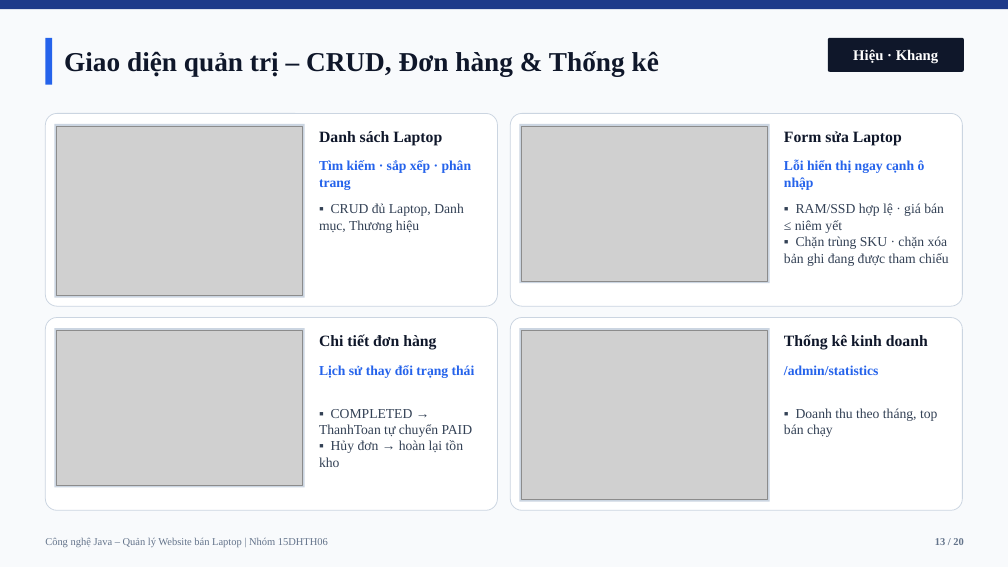
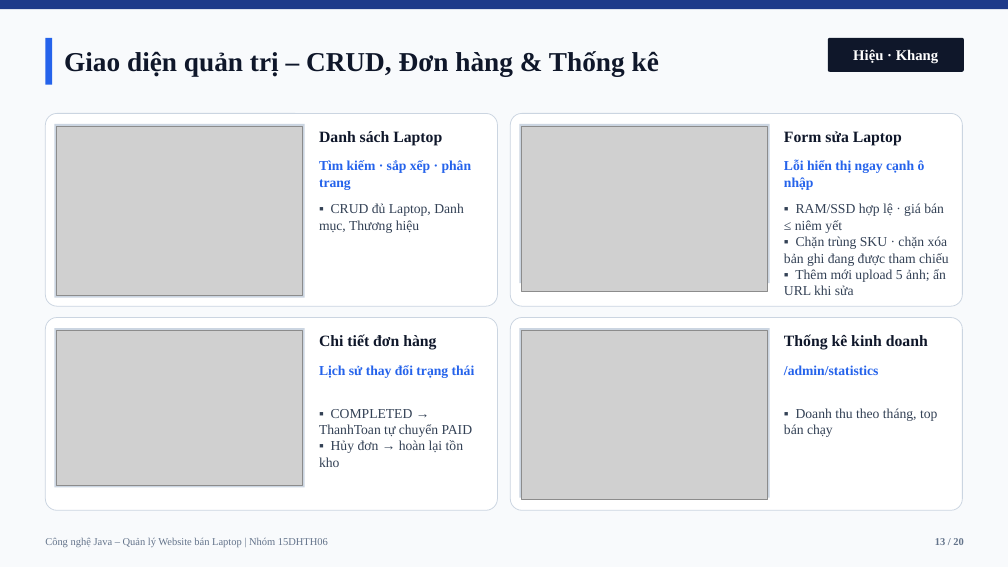
Before and after one commit to luugiahuy13122006-cmd/QuanLyBanLaptop, a slide deck: slide 13 of docs/Slide_LaptopShop_CongNgheJava.pptx. Drawn at 1008x567 pixels with LibreOffice and Linux fonts; fonts in the diff are those of the drawing; grey boxes stand for pictures. Boxes give left, top, right and bottom in pixels: in the first picture for what was removed or moved away, otherwise in the second. Text is boxed around its words. In the diff, an @@ line names an element or a change of style, - is before the commit and + after.

Commit message:
Cap nhat Slide 13 khop giao dien Form Laptop moi va dong bo PowerPoint

```diff
--- a/docs/Slide_LaptopShop_CongNgheJava.pptx
+++ b/docs/Slide_LaptopShop_CongNgheJava.pptx
@@ picture: place and size @@
-picture at box(522, 126, 768, 281)
+picture at box(522, 126, 768, 291)
@@ text at box(784, 269, 946, 295): paragraph added @@
+▪ Thêm mới upload 5 ảnh; ẩn URL khi sửa
@@ rectangle: place and size @@
-rectangle at box(520, 328, 770, 502)
+rectangle at box(520, 328, 770, 498)
```
